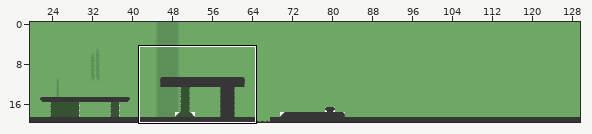
Tiled map: maps/lvl1.tmx. Above: a wide view before the commit, with the close-up outlined.
Close-up. Before the commit:
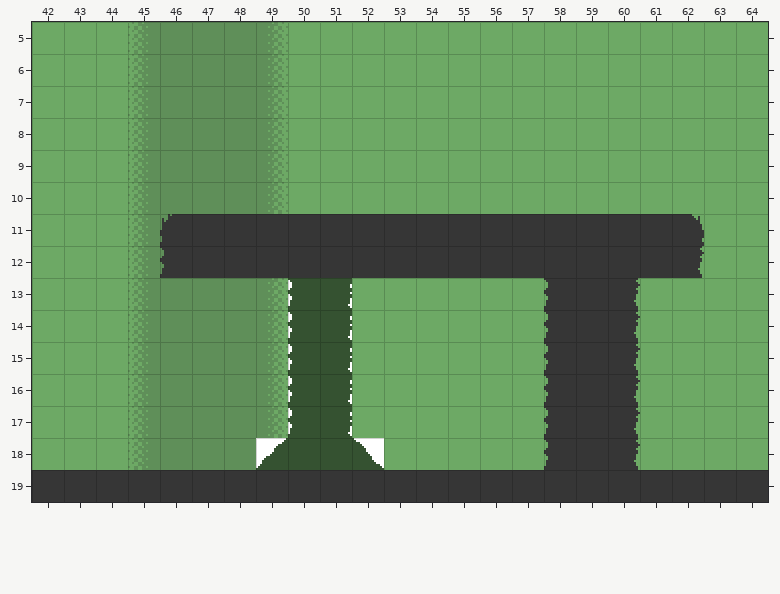
Cells are 16x16 px. Shown: x 42..64, y 5..19. The commit also changed other parts of the map, which this record leaves out.
The same view after the edit:
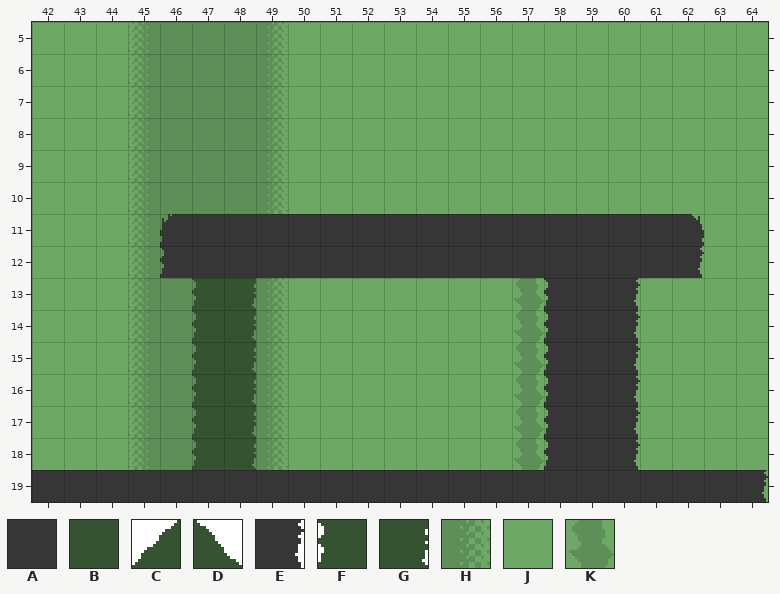
Key: from "tile_set": A 0, B 4, C 14, D 15, E 25, F 28, G 37, H 57, J 58, K 63.
_ is an empty cell.
Tiles of an added or newly shown layer are drawn over the layers below it.
From old to new:
Layer "Background":
y 13..17: x 50..51 FG -> JJ; x 57 J -> K
y 18: x 49..52 CBBD -> HJJJ; x 57 J -> K
Layer "Mid" (added):
y 13..18: x 47..48 __ -> FG
Layer "Fore":
y 19: x 64 A -> E
Changed places in both close-ups, as pixel boxes (x1, y1, x2, y2):
changed: (192, 278, 384, 470)
changed: (514, 278, 544, 470)
changed: (762, 470, 768, 502)
